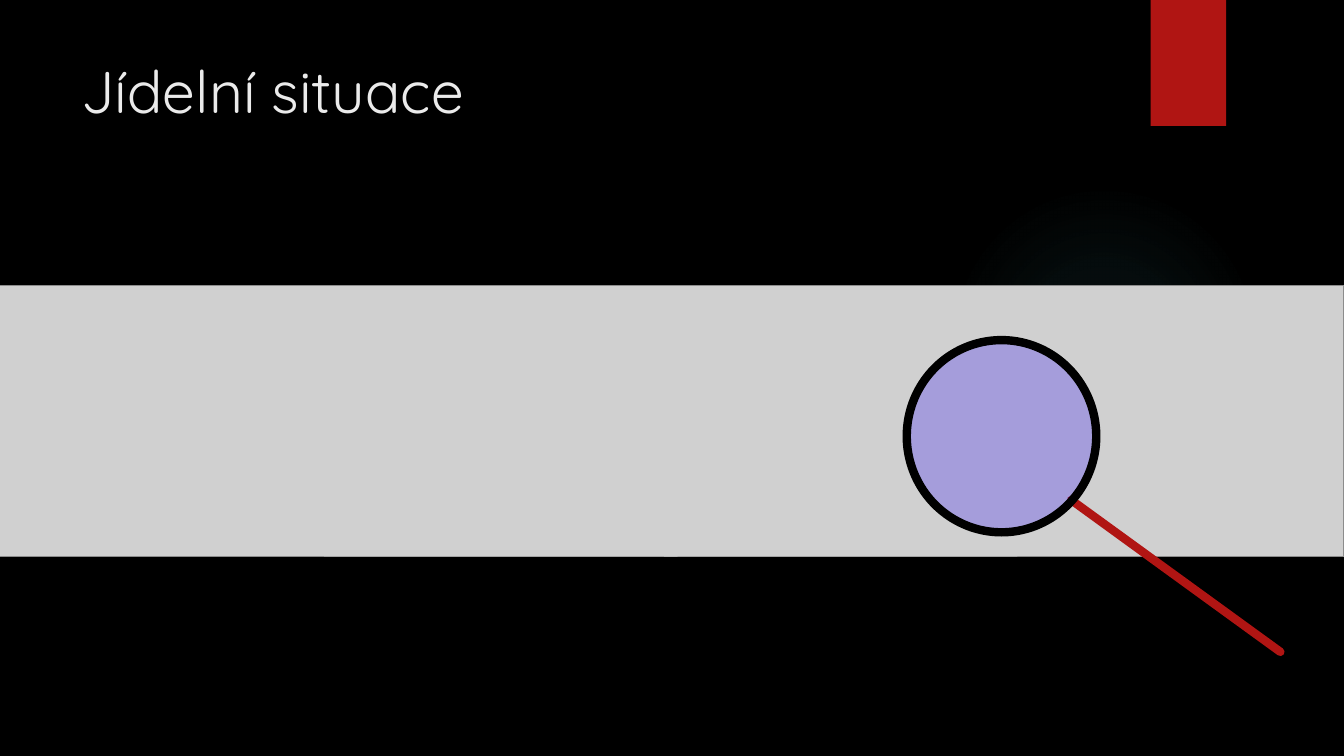
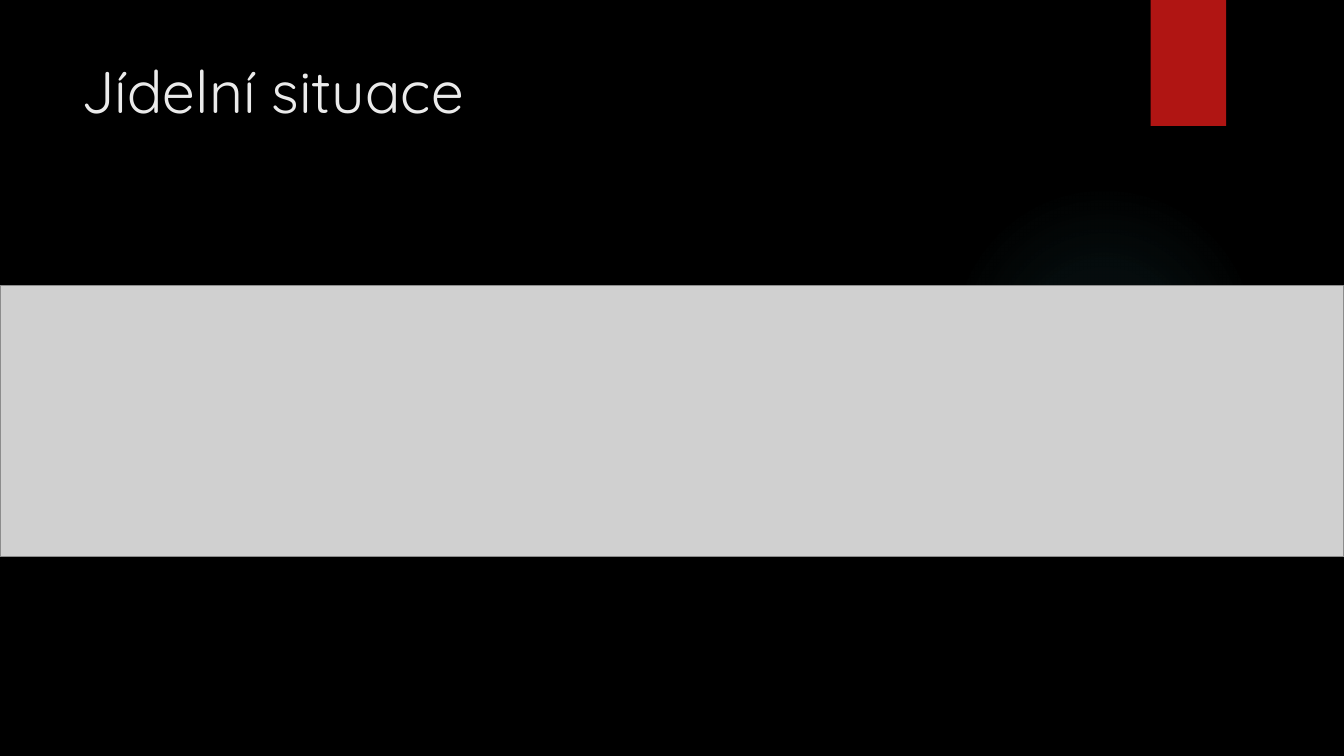
Before and after one commit to MrMilan/Diplomka, a slide deck: slide 17 of prezentace diplomka/DP_Diani.pptx (slide 18 before the commit). Drawn at 1344x756 pixels with LibreOffice and Linux fonts; fonts in the diff are those of the drawing; grey boxes stand for pictures; background and template pictures are left out. Boxes give left, top, right and bottom in pixels: in the first picture for what was removed or moved away, otherwise in the second. Text is boxed around its words. In the diff, an @@ line names an element or a change of style, - is before the commit and + after.

```diff
--- a/prezentace diplomka/DP_Diani.pptx
+++ b/prezentace diplomka/DP_Diani.pptx
@@ ellipse removed at [907, 340, 1097, 532] @@
@@ line removed from (1072, 500) to (1280, 652) @@
```
Also in this commit, not shown: 5 other slides changed, 3 slides added, 1 other file.
